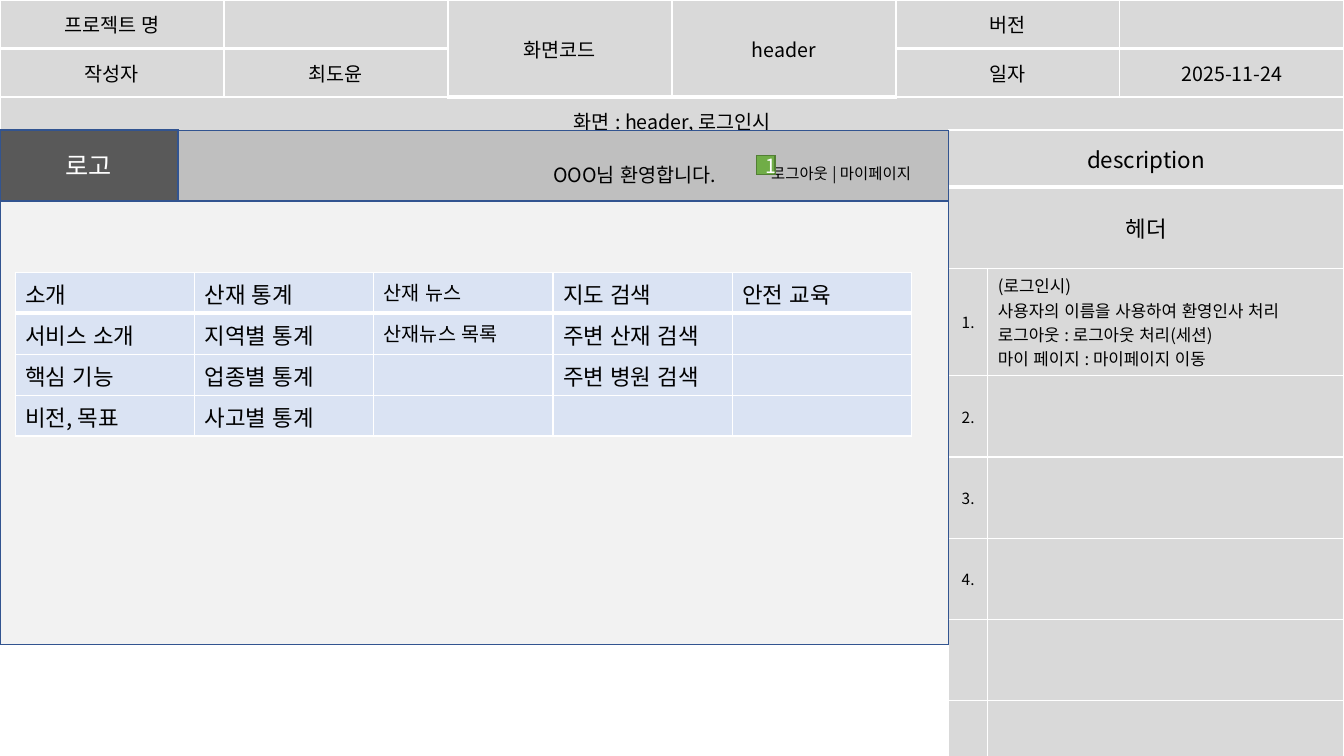
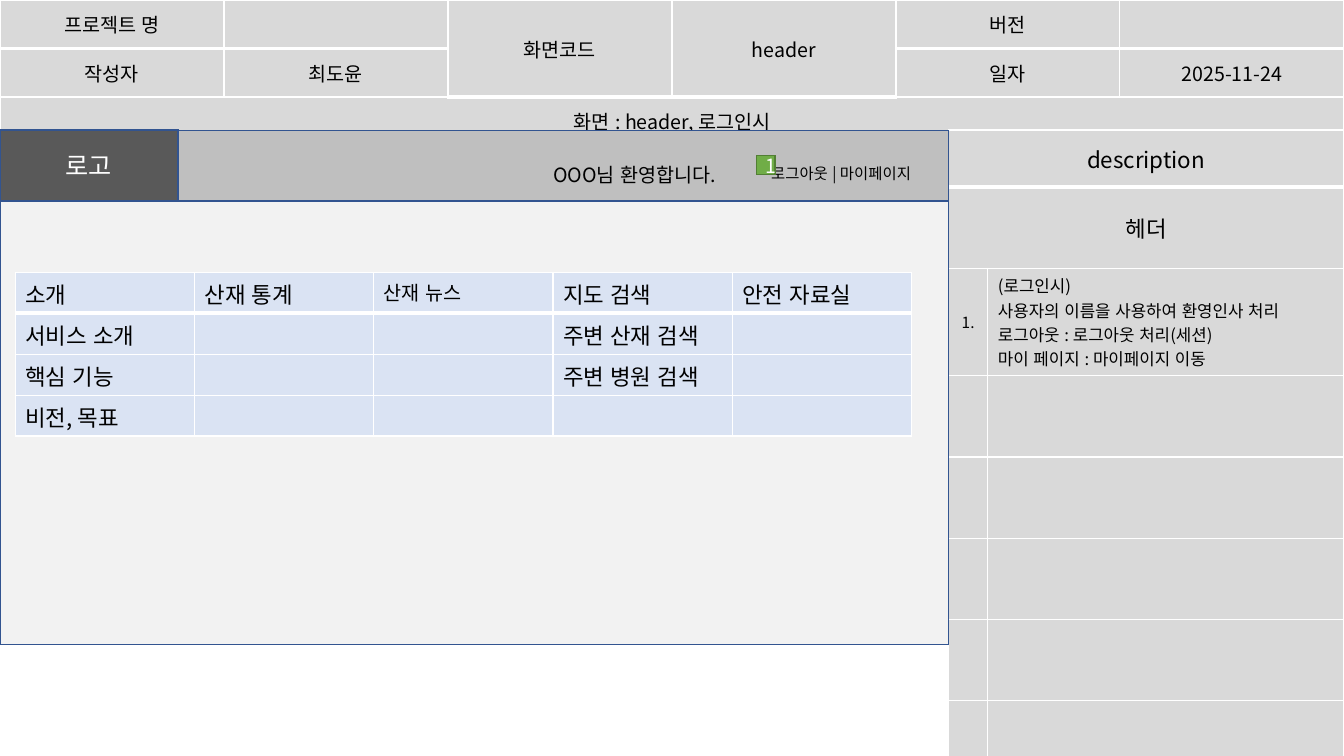
Before and after one commit to imyongchan/source, a slide deck: slide 5 of 스토리보드- 11.20/스토리보드_종합중.pptx (slide 4 before the commit). Drawn at 1344x756 pixels with LibreOffice and Linux fonts; fonts in the diff are those of the drawing. Boxes give left, top, right and bottom in pixels: in the first picture for what was removed or moved away, otherwise in the second. Text is boxed around its words. In the diff, an @@ line names an element or a change of style, - is before the commit and + after.

Commit message:
11/27 산재통계 수정

```diff
--- a/스토리보드- 11.20/스토리보드_종합중.pptx
+++ b/스토리보드- 11.20/스토리보드_종합중.pptx
@@ table at <box>949,130,1344,756</box> @@
-row 4: 2. | 
-row 5: 3. | 
-row 6: 4. | 
+row 6:  | 
+row 7:  | 
+row 8:  | 
@@ table at <box>15,272,912,436</box> @@
-row 1, column 5: 안전 교육
+row 1, column 5: 안전 자료실
-row 2, column 2: 지역별 통계
+row 2, column 2: 
-row 2, column 3: 산재뉴스 목록
+row 2, column 3: 
-row 3, column 2: 업종별 통계
+row 3, column 2: 
-row 4, column 2: 사고별 통계
+row 4, column 2: 
```
Also in this commit, not shown: 15 other slides changed, 28 slides added, 4 slides removed.
